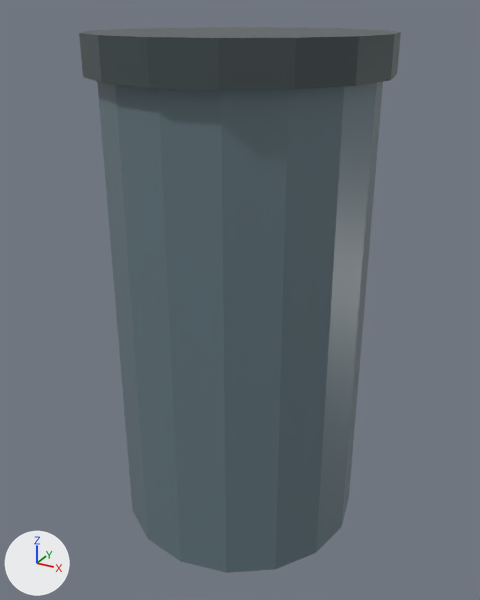
An edit to the FBX model assets/stations/platform-kit/bin.fbx, drawn before and after from the same camera.
Before and after are seen from a 50 mm camera at (1.88, -3.42, 3.22) aimed at (0.01, -0.01, 1.52). Every picture has the same lights, and +X, +Y and +Z are marked at lower left. The first picture is the older version. Objects named as collision shapes, trigger or cutter boxes, shadow casters or lower levels of detail are left out. Where no turn or scale is listed for an object, it has been applied to the vertices.

In view in the first picture: 'bin_VISUAL'.
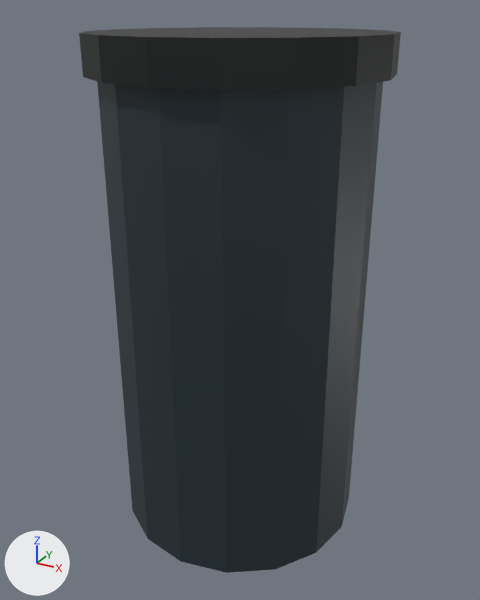
Patch to the scene script:
```diff
--- a/assets/stations/platform-kit/bin.fbx.py
+++ b/assets/stations/platform-kit/bin.fbx.py
@@ img_rail_palette_png @@
+img_rail_palette_png = load_image('rail_palette.png', '_unpacked/rail_palette.png', 1024, 1024, 'sRGB')
@@ mat_painted_steel @@
 mat_painted_steel = principled_material('painted_steel')
-mat_painted_steel.base_color = (0.13, 0.19, 0.22)  # greyish cyan #657981
-mat_painted_steel.roughness = 0.4
+mat_painted_steel.texture = img_rail_palette_png
@@ mat_dark_detail @@
 mat_dark_detail = principled_material('dark_detail')
-mat_dark_detail.base_color = (0.055, 0.075, 0.08)  # dark grey #424d50
-mat_dark_detail.roughness = 0.4
+mat_dark_detail.texture = img_rail_palette_png
@@ me_cylinder_060 @@
 me_cylinder_060.from_pydata(...)  # 64 vertices, 36 faces; spans x -0.86..0.86, y -0.86..0.86, z -1.5..1.61
 # used by ob_bin_visual; location = (0.0, 0.0, 1.5)
+# me_cylinder_060 part 1: texture (UV) coordinates of 36 of 36 faces, centred in x -0.82..0.82, y -0.82..0.82, z -1.5..1.61, changed; they spanned u 0.0..1.0, v 0.01..1.0 and now span u 0.55..0.95, v 0.05..0.45
 me_cylinder_060.materials.append(mat_painted_steel)
```

Pixel boxes (x1, y1, x2, y2) of what changed, in the pictures (480 x 600 px):
'bin_VISUAL', surface changed (darker)
    both: (79, 27, 401, 573)
